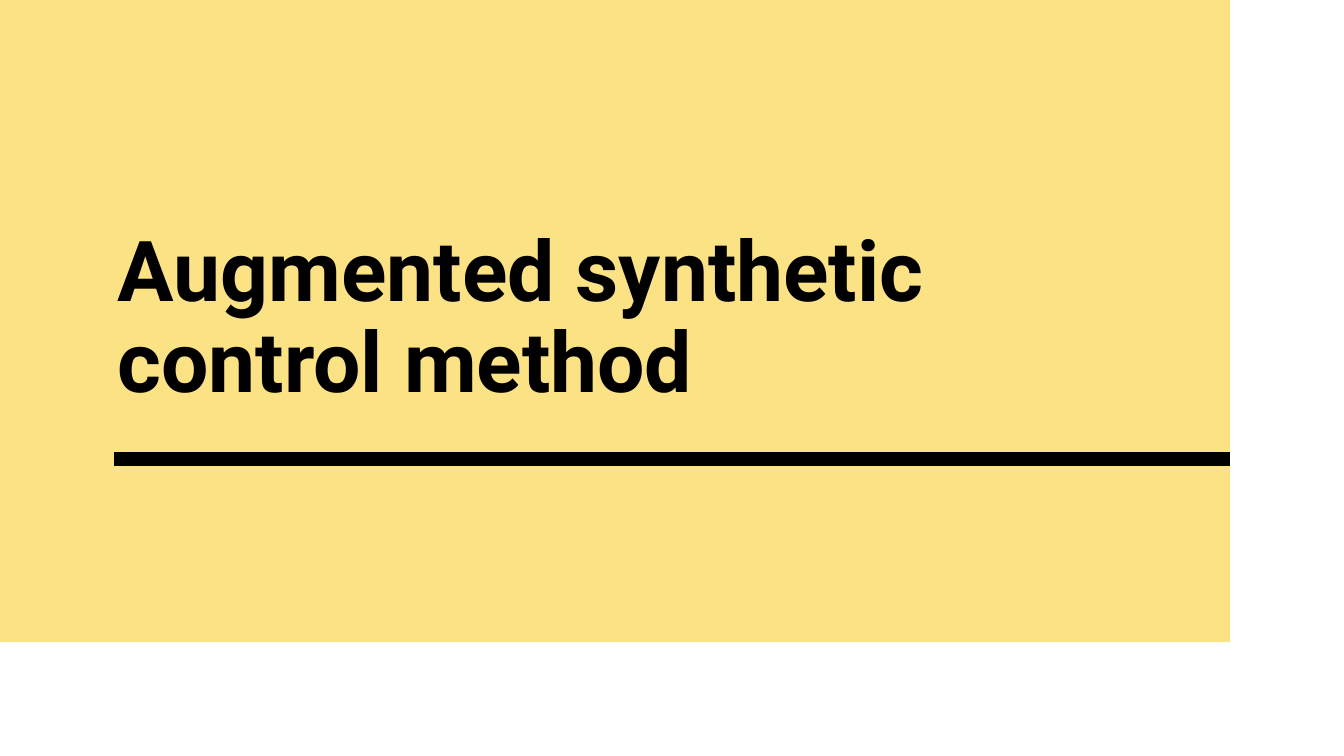
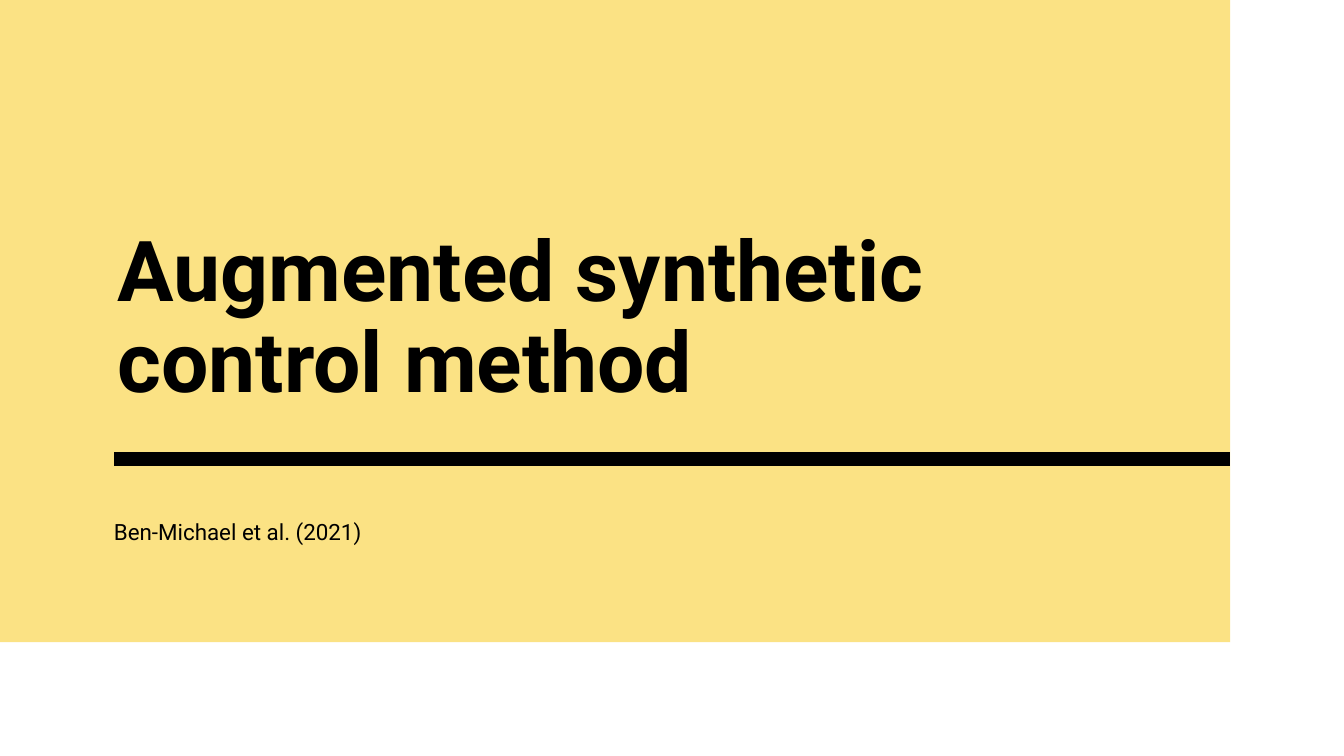
Before and after one commit to francescogranella/francescogranella.github.io, a slide deck: slide 17 of SCM.pptx (slide 16 before the commit). Drawn at 1344x756 pixels with LibreOffice and Linux fonts; fonts in the diff are those of the drawing. Boxes give left, top, right and bottom in pixels: in the first picture for what was removed or moved away, otherwise in the second. Text is boxed around its words. In the diff, an @@ line names an element or a change of style, - is before the commit and + after.

```diff
--- a/SCM.pptx
+++ b/SCM.pptx
@@ text added at (x1=114, y1=522, x2=362, y2=545), 16 pt, text #000000 @@
+Ben-Michael et al. (2021)
```
Also in this commit, not shown: 19 other slides changed, 3 slides added, 1 slide removed.
